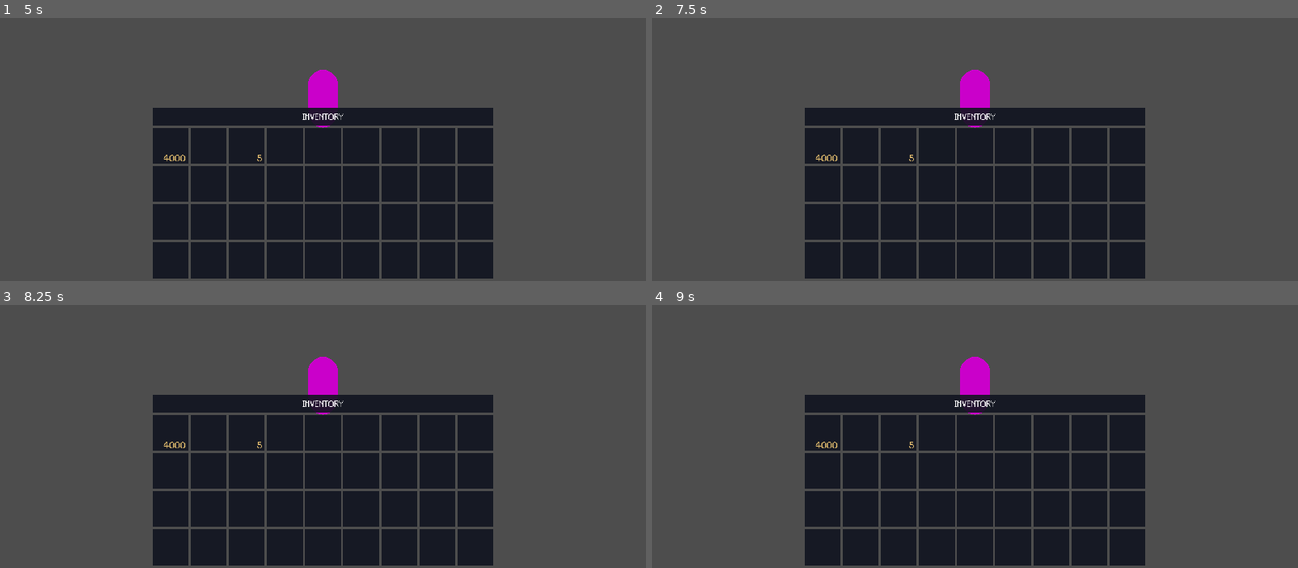
Above: before the commit, frames 1-4 (two rows, left to right).
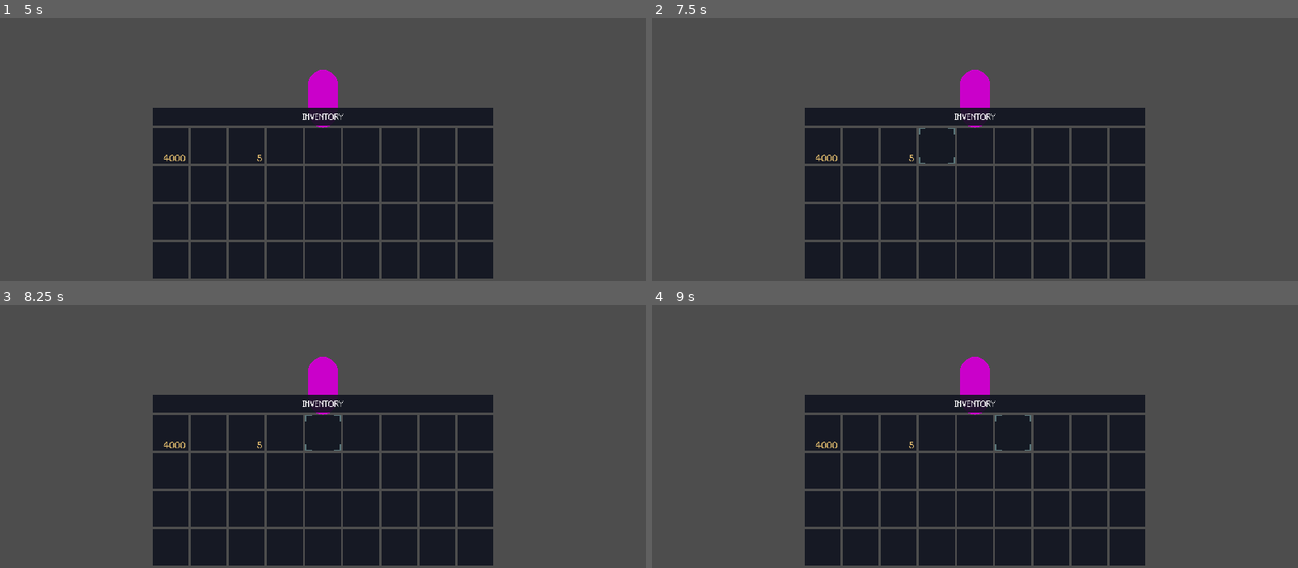
Above: after the commit, the same moments.

Repository: LeZellus/voxel
Game: Godot game, scene res://scenes/test/test_scene.tscn
Same seed, same stepped clock (60 frames per second), same inputs: the game is played once before the commit and once after it.
Inputs (mouse positions are in pixels of both pictures, inside the frame that each line leads up to):
- Up to frame 1 (5 s): tap Enter at 0.5, 3.5 s; move the mouse to (355, 96) at 0.52 s; hold E (interact) 0.53-1.28 s; hold W (move_forward) 0.53-4.28 s; click (355, 96) at 0.67 s; tap Space (jump) at 0.77, 1.52, 2.75, 3.02, 3.77, 4.52 s; move the mouse to (290, 99) at 1.27 s; tap Shift (run) at 1.35 s; click (290, 99) at 1.42 s; move the mouse to (335, 91) at 2.02 s; tap 1 at 2.1 s; click (335, 91) at 2.17 s; move the mouse to (316, 104) at 2.77 s; tap 2 at 2.85 s; click (316, 104) at 2.92 s; move the mouse to (368, 104) at 3.52 s; tap 3 at 3.6 s; click (368, 104) at 3.67 s; tap Tab (toggle_inventory) at 4.15 s; move the mouse to (129, 44) at 4.27 s; hold A (move_left) from 4.28 s (still down); tap Ctrl at 4.35 s; click (129, 44) at 4.42 s
- Up to frame 2 (7.5 s): release A (move_left) at 5 s; click "4000" at 5 s; click (858, 146) at 5.77 s; click "5" at 6.5 s; click (936, 146) at 7.27 s
- Up to frame 3 (8.25 s): click (323, 433) at 8.02 s
- Up to frame 4 (9 s): click (1013, 433) at 8.77 s

Frame 1 is identical in both runs. In frame 2, less than 0.1% of the frame differs, in the area x 41-47%, y 41-56%; in frame 3, less than 0.1%, in the area x 47-53%, y 41-56%; in frame 4, less than 0.1%.

Commit message:
slot cursor
add slot cursor on hover in inventory

Diff:
--- a/scripts/UI/InventoryUI.gd
+++ b/scripts/UI/InventoryUI.gd
@@ -8,6 +8,7 @@
 var inventory_manager: Node
 var slot_scenes: Array[Control] = []
 var selected_slot: int = -1
+var slot_cursor: Control
 
 const INVENTORY_SIZE = 36
 const GRID_COLUMNS = 9
@@ -19,6 +20,14 @@
 	if inventory_grid:
 		inventory_grid.columns = GRID_COLUMNS
 		_create_slots()
+
+	# Créer le curseur
+	if not Engine.is_editor_hint():
+		_create_slot_cursor()
+
+func _create_slot_cursor():
+	slot_cursor = preload("res://scripts/ui/SlotCursor.gd").new()
+	panel.add_child(slot_cursor)
 
 func setup_inventory(inv: Inventory, manager: Node):
 	inventory = inv
@@ -34,6 +43,8 @@
 	UIAnimator.slide_inventory_from_bottom(panel, estimated_height)
 
 func hide_animated():
+	if slot_cursor:
+		slot_cursor.hide_cursor()
 	var tween = UIAnimator.slide_inventory_to_bottom(panel)
 	await tween.finished
 	visible = false
@@ -63,8 +74,18 @@
 		var slot = slot_scene.instantiate()
 		if not Engine.is_editor_hint():
 			slot.gui_input.connect(_on_slot_input.bind(i))
+			slot.mouse_entered.connect(_on_slot_hovered.bind(i))
+			slot.mouse_exited.connect(_on_slot_unhovered)
 		inventory_grid.add_child(slot)
 		slot_scenes.append(slot)
+
+func _on_slot_hovered(slot_index: int):
+	if slot_cursor and slot_index < slot_scenes.size():
+		slot_cursor.show_on_slot(slot_scenes[slot_index])
+
+func _on_slot_unhovered():
+	# Le curseur reste visible mais peut être masqué si on quitte complètement la grille
+	pass
 
 func _clear_existing_slots():
 	for child in inventory_grid.get_children():
--- /dev/null
+++ b/scripts/ui/SlotCursor.gd
@@ -0,0 +1,49 @@
+# SlotCursor.gd
+extends Control
+
+var tween: Tween
+var corner_size: int = 12
+var border_width: int = 2
+
+func _ready():
+	visible = false
+	mouse_filter = Control.MOUSE_FILTER_IGNORE  # Ne pas intercepter les clics
+	z_index = 100
+
+func _draw():
+	if not visible:
+		return
+
+	var rect = Rect2(Vector2.ZERO, size)
+	var color = Color.html("#577277")
+
+	# Coin haut-gauche
+	draw_rect(Rect2(0, 0, corner_size, border_width), color)
+	draw_rect(Rect2(0, 0, border_width, corner_size), color)
+
+	# Coin haut-droite
+	draw_rect(Rect2(size.x - corner_size, 0, corner_size, border_width), color)
+	draw_rect(Rect2(size.x - border_width, 0, border_width, corner_size), color)
+
+	# Coin bas-gauche
+	draw_rect(Rect2(0, size.y - border_width, corner_size, border_width), color)
+	draw_rect(Rect2(0, size.y - corner_size, border_width, corner_size), color)
+
+	# Coin bas-droite
+	draw_rect(Rect2(size.x - corner_size, size.y - border_width, corner_size, border_width), color)
+	draw_rect(Rect2(size.x - border_width, size.y - corner_size, border_width, corner_size), color)
+
+func show_on_slot(target_control: Control):
+	visible = true
+	size = target_control.size
+
+	if tween:
+		tween.kill()
+
+	tween = create_tween()
+	tween.set_ease(Tween.EASE_OUT)
+	tween.set_trans(Tween.TRANS_QUART)
+	tween.tween_property(self, "global_position", target_control.global_position, 0.15)
+
+func hide_cursor():
+	visible = false
